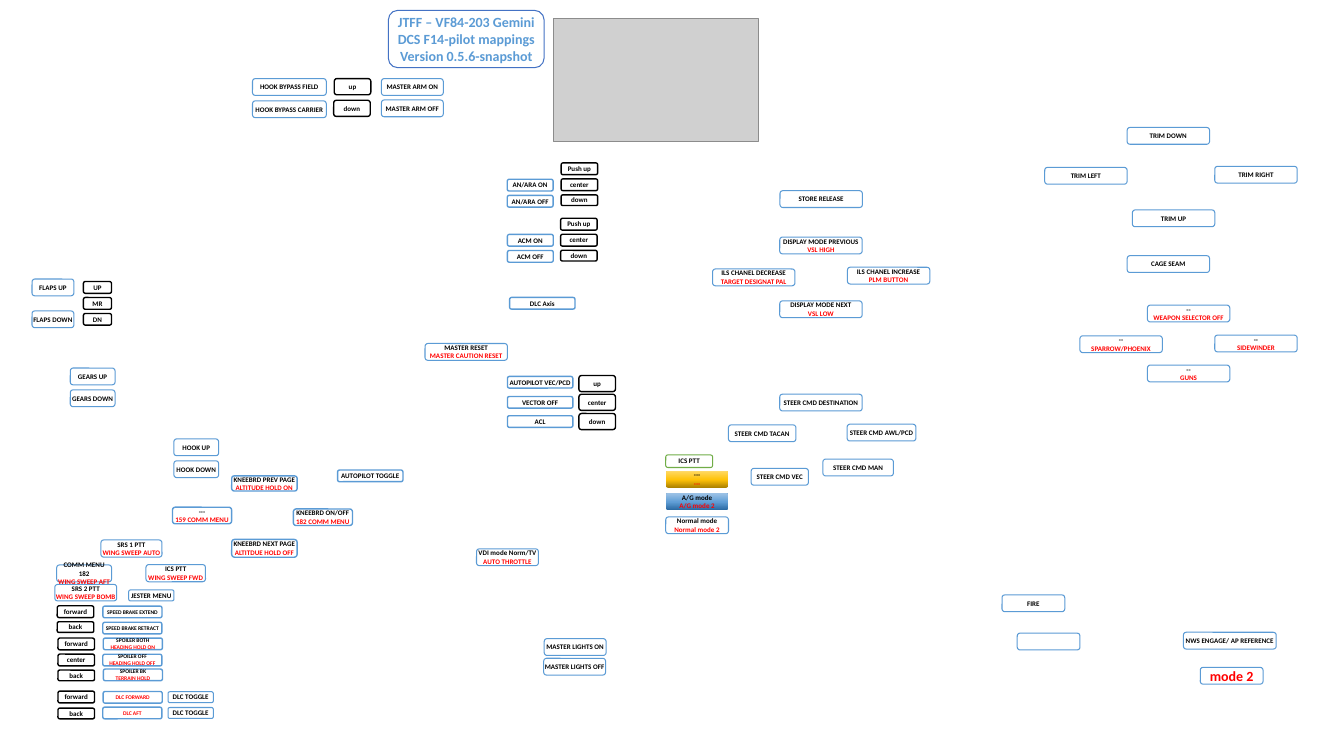
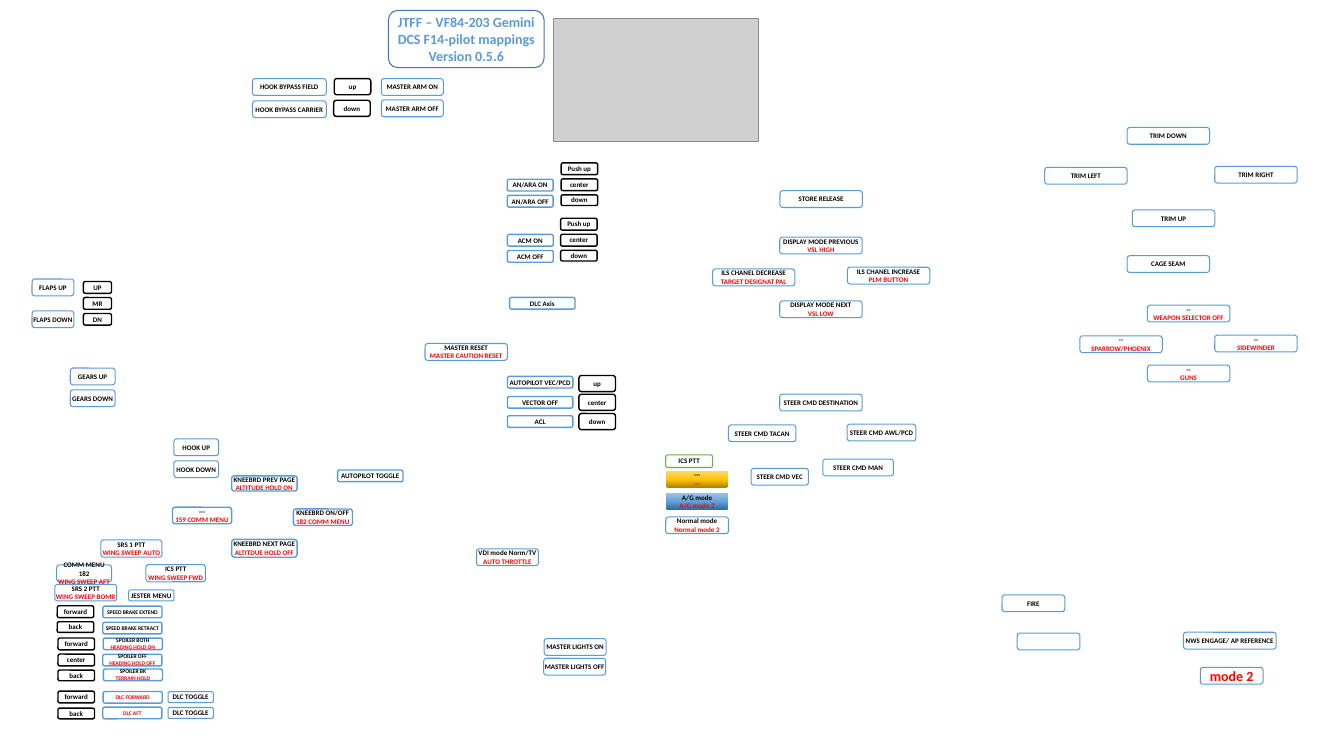
Before and after one commit to 59th-gemini-warthog-profiles/warthog-f14-pilot, a slide deck: slide 1 of mapping-f14-pilot.pptx. Drawn at 1344x756 pixels with LibreOffice and Linux fonts; fonts in the diff are those of the drawing; grey boxes stand for pictures; background and template pictures are left out. Boxes give left, top, right and bottom in pixels: in the first picture for what was removed or moved away, otherwise in the second. Text is boxed around its words. In the diff, an @@ line names an element or a change of style, - is before the commit and + after.

```diff
--- a/mapping-f14-pilot.pptx
+++ b/mapping-f14-pilot.pptx
@@ text in rounded rectangle at (x1=429, y1=51, x2=504, y2=61): text changed @@
-Version 0.5.6-snapshot
+Version 0.5.6
```
Also in this commit, not shown: 2 other files.
